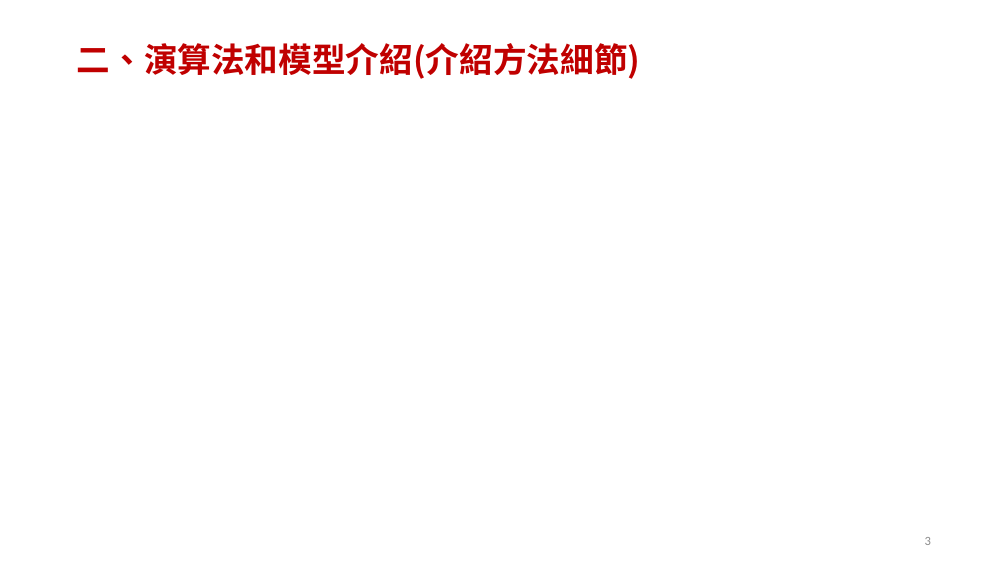
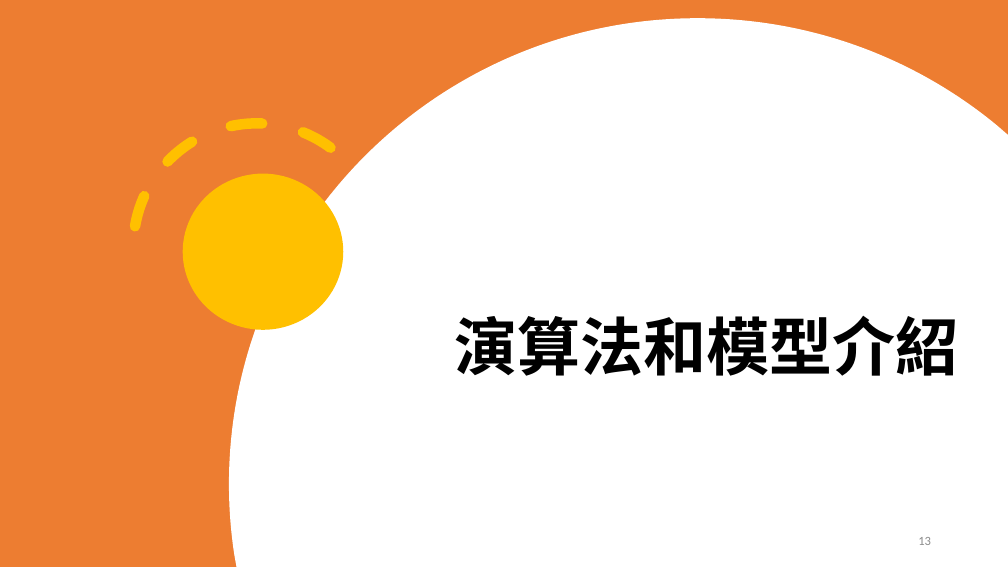
Before and after one commit to r05323028/imbd2020, a slide deck: slide 13 of results/109911_TestReport.pptx (slide 3 before the commit). Drawn at 1008x567 pixels with LibreOffice and Linux fonts; fonts in the diff are those of the drawing. Boxes give left, top, right and bottom in pixels: in the first picture for what was removed or moved away, otherwise in the second. Text is boxed around its words. In the diff, an @@ line names an element or a change of style, - is before the commit and + after.

```diff
--- a/results/109911_TestReport.pptx
+++ b/results/109911_TestReport.pptx
@@ rectangle added at (x1=0, y1=0, x2=1008, y2=567), fill #ED7D31 @@
@@ freeform shape added at (x1=229, y1=18, x2=1008, y2=567), fill #FFFFFF @@
@@ arc (boxed as its full ellipse) added at (x1=83, y1=73, x2=431, y2=421), outline #FFC000 10 pt dashed @@
@@ ellipse added at (x1=183, y1=174, x2=343, y2=330), fill #FFC000 @@
@@ title "演算法和模型介紹" at (x1=454, y1=316, x2=958, y2=376): vertical alignment middle to bottom @@
@@ title at (x1=454, y1=316, x2=958, y2=376): text changed; size 32 to 60 pt; font Noto Sans CJK SC to Calibri; text colour #C00000 to #000000 @@
-二、演算法和模型介紹(介紹方法細節)
+演算法和模型介紹
@@ page number at (x1=918, y1=537, x2=931, y2=545): text changed @@
-3
+13
```
Also in this commit, not shown: 2 other slides changed, 14 slides added, 1 slide removed, 3 other files.
